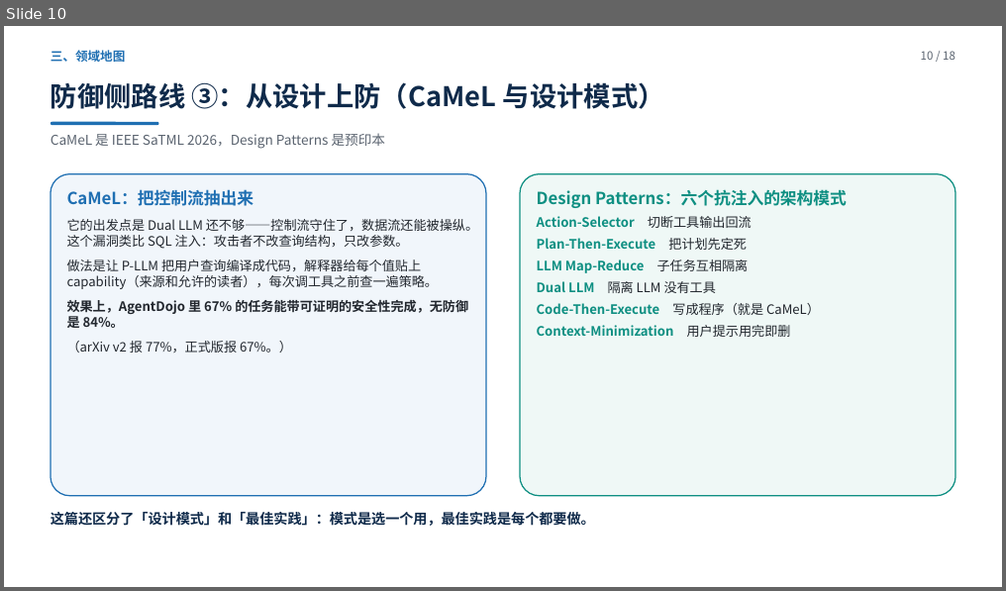
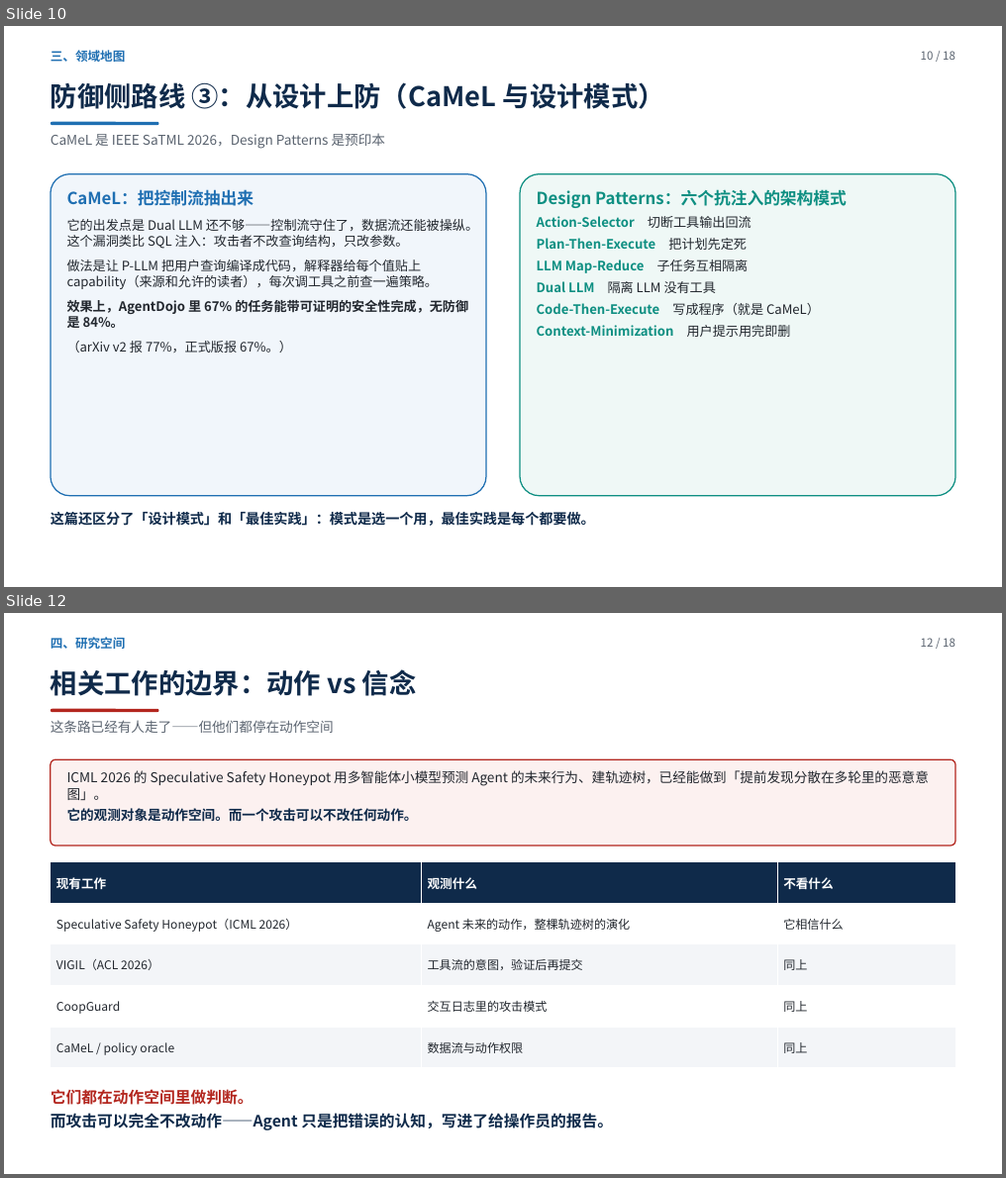
Before and after one commit to yiiiiiii1/multi-agent-remote-sensing, a slide deck: 阶段2-卫星多智能体防御/presentations/新方向调研汇报.pptx. Shown one above the other, each under a label of ours: slide 10 before the commit, slides 10 and 12 after it; the slides between them are not shown. The pictures are 1006x591 and 1006x1178 pixels, drawn with LibreOffice and Linux fonts; fonts in the diff are those of the drawing. Boxes give left, top, right and bottom in pixels: in the first picture for what was removed or moved away, otherwise in the second. Text is boxed around its words. In the diff, an @@ line names an element or a change of style, - is before the commit and + after.

Commit message:
补课文档 + PPT P12/P15 重写（改为"动作vs信念"与"现有工作+我的位置"）+ 讲稿同步 + 5条被抢先的预答

```diff
--- a/阶段2-卫星多智能体防御/presentations/新方向调研汇报.pptx
+++ b/阶段2-卫星多智能体防御/presentations/新方向调研汇报.pptx
@@ slide 12 added at (4,613,1002,1174), background #FFFFFF @@
@@ text added at (51,637,126,649), 12 pt, text #1F6FB2, bold @@
+四、研究空间
@@ text added at (921,638,955,647), 11 pt, text #5B6470 @@
+12 / 18
@@ text added at (51,669,417,696), 26 pt, text #0F2A4A, bold @@
+相关工作的边界：动作 vs 信念
@@ rounded rectangle added at (51,709,159,712), fill #B3261E @@
@@ text added at (51,720,334,733), 13 pt, text #5B6470 @@
+这条路已经有人走了——但他们都停在动作空间
@@ rounded rectangle added at (51,760,955,846), fill #FCF1F0, outline #B3261E 1.2 pt @@
@@ text added at (67,770,929,822), 13 pt, text #22272E @@
+ICML 2026 的 Speculative Safety Honeypot 用多智能体小模型预测 Agent 的未来行为、建轨迹树，已经能做到「提前发现分散在多轮里的恶意意图」。
+它的观测对象是动作空间。而一个攻击可以不改任何动作。
@@ table added at (51,862,956,1068), 5 rows, 3 columns @@
+现有工作 | 观测什么 | 不看什么
+Speculative Safety Honeypot（ICML 2026） | Agent 未来的动作，整棵轨迹树的演化 | 它相信什么
+VIGIL（ACL 2026） | 工具流的意图，验证后再提交 | 同上
+CoopGuard | 交互日志里的攻击模式 | 同上
+CaMeL / policy oracle | 数据流与动作权限 | 同上
@@ text added at (51,1089,613,1131), 15 pt, text #0F2A4A, bold @@
+它们都在动作空间里做判断。
+而攻击可以完全不改动作——Agent 只是把错误的认知，写进了给操作员的报告。
```
Also in this commit, not shown: 4 slides changed, 1 other slide added, 2 slides removed, 3 other files.
